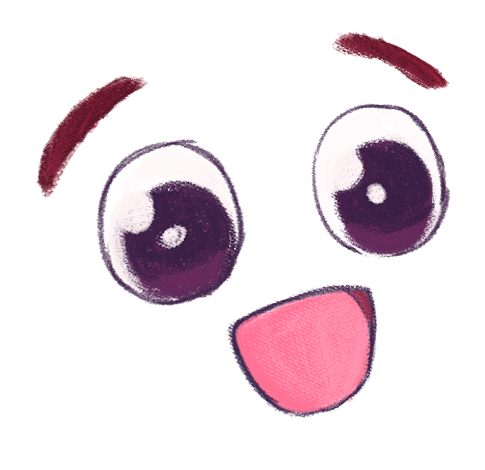
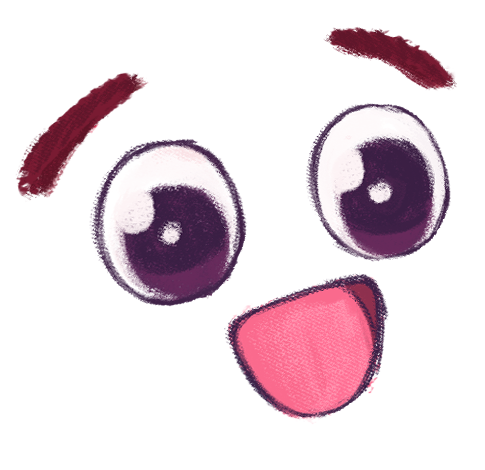
Two versions of the same layered image (485x470). Layer-by-layer changes:
showed "Layer 4" over <box>15,26,456,424</box>
showed "Layer 3" over <box>19,26,457,425</box>
